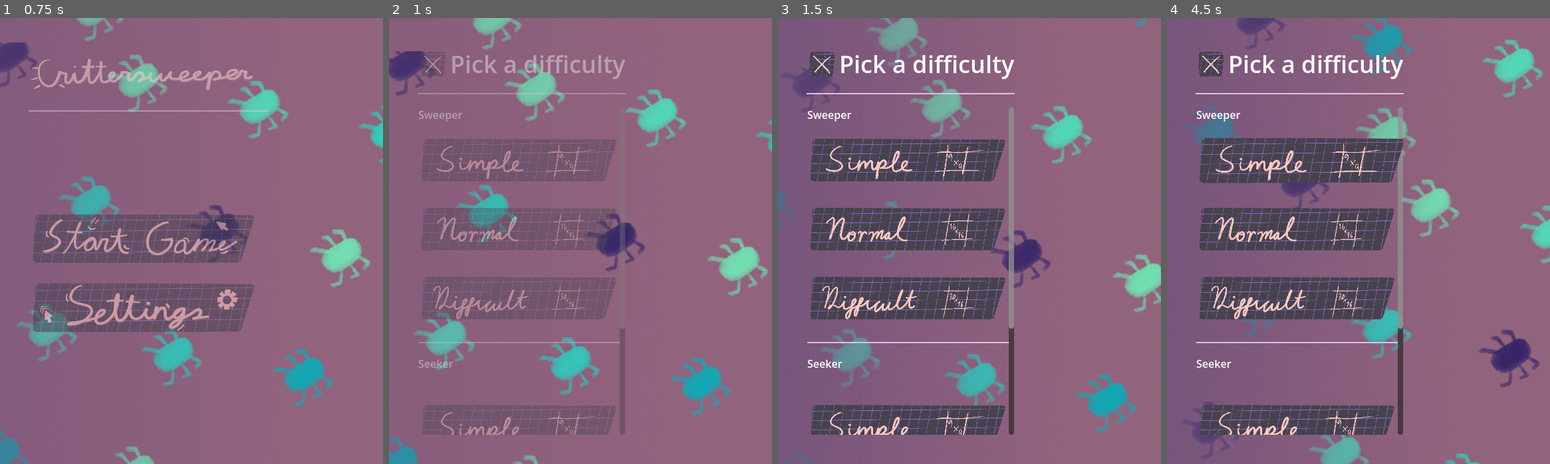
Above: before the commit, frames 1-4 (left to right).
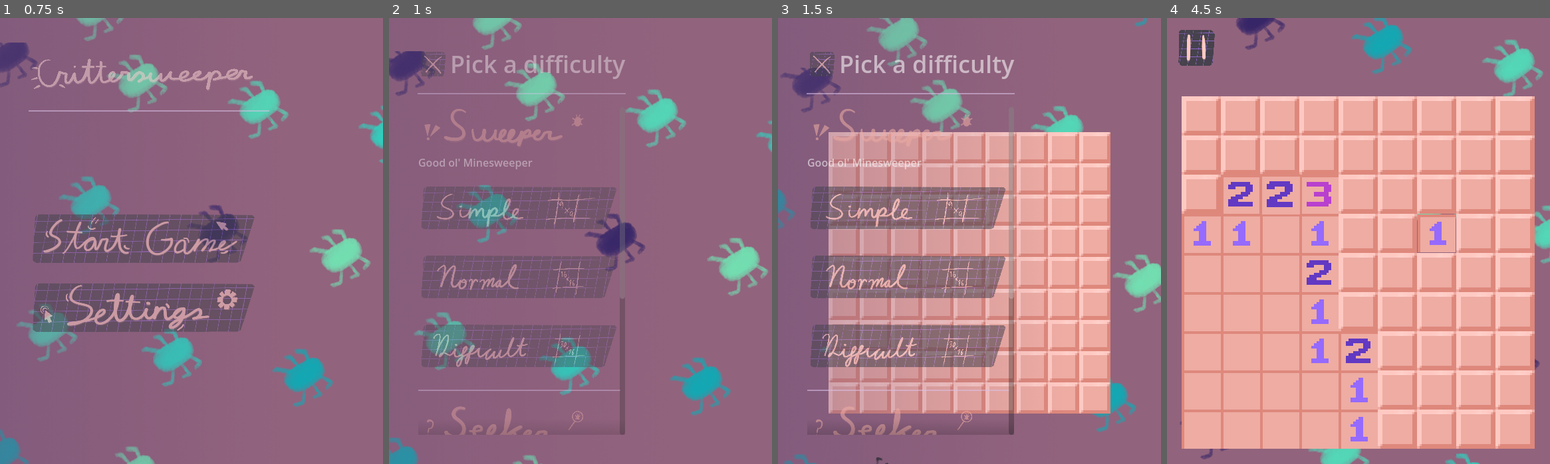
Above: after the commit, the same moments.

Repository: Somebud0180/CritterSweeper
Game: Godot game, scene res://scenes/menu.tscn
Two runs of this game, one before a commit and one after it. Both use one fixed random seed, a clock stepped at 60 frames per second and the inputs below. Sound files missing from this copy of the repository are replaced by a short silence.
Inputs (mouse positions are in pixels of both pictures, inside the frame that each line leads up to; where the layout moved, square brackets give the same spot in the first picture):
- Up to frame 1 (0.75 s): click (149, 241) at 0.5 s
- Up to frame 2 (1 s): no input
- Up to frame 3 (1.5 s): click (912, 205) [912, 160] at 1.25 s
- Up to frame 4 (4.5 s): click (1297, 298) at 2.02 s; click (1297, 227) at 2.77 s; click (1297, 227) at 3.52 s; tap Enter (ui_accept) at 4.25 s; move the mouse to (1442, 218) at 4.27 s; hold Right from 4.28 s (still down); tap Alt at 4.35 s; click (1442, 218) at 4.42 s

Frame 1 is identical in both runs. In frame 2, 21% of the frame differs, in the area x 7-62%, y 20-94%; in frame 3, 48%; in frame 4, 79%, in the area x 0-97%, y 0-100%.
Error before the commit: Parse Error: Class "SweeperMode" hides a global script class. (res://scenes/game.tscn::GDScript_uwrxv:2)

Commit message:
Finally fixed the base game code and implemented the mode picking functionality of the difficult picker buttons

Diff:
--- a/scenes/game.tscn
+++ b/scenes/game.tscn
@@ -1,39 +1,7 @@
 [gd_scene format=3 uid="uid://mgkqrayegu0x"]
 
 [ext_resource type="Theme" uid="uid://bhmyomirsk6vr" path="res://interface/menu.tres" id="1_0wfyh"]
-
-[sub_resource type="GDScript" id="GDScript_uwrxv"]
-script/source = "extends GameMode
-class_name SweeperMode
-
-# Classic minesweeper rules:
-# - First click is protected (no mine there)
-# - Clicking a mine = instant loss
-# - Win when all non-mine tiles are revealed
-
-func should_protect_first_click() -> bool:
-	return true
-
-func mine_reveal_is_original_press() -> bool:
-	return true
-
-func should_end_on_mine_press() -> bool:
-	return true
-
-func is_win_state(tiles: Array) -> bool:
-	for row in tiles:
-		for tile in row:
-			if not tile.is_revealed and not tile.is_mine:
-				return false
-	return true
-
-func is_loss_state(tiles: Array) -> bool:
-	return false
-
-func reveal_tile_on_game_over(tile: TextureButton) -> void:
-	if tile.is_mine:
-		tile.reveal_tile(true)
-"
+[ext_resource type="Script" uid="uid://ouhtebkydqp7" path="res://scripts/game_base.gd" id="2_yqjtg"]
 
 [node name="Game" type="MarginContainer" unique_id=1648610376 groups=["Game"]]
 anchors_preset = 15
@@ -50,7 +18,7 @@
 theme_override_constants/margin_top = 22
 theme_override_constants/margin_right = 22
 theme_override_constants/margin_bottom = 22
-script = SubResource("GDScript_uwrxv")
+script = ExtResource("2_yqjtg")
 
 [node name="ScrollContainer" type="ScrollContainer" parent="." unique_id=1911070386]
 layout_mode = 2
--- a/scenes/menu.tscn
+++ b/scenes/menu.tscn
@@ -22,49 +22,14 @@
 [ext_resource type="PackedScene" uid="uid://cgqy54bs5kc5y" path="res://scenes/back_button.tscn" id="20_g54pe"]
 [ext_resource type="LabelSettings" uid="uid://td4nyqueb2lu" path="res://interface/settings_label.tres" id="21_vhsb5"]
 [ext_resource type="Script" uid="uid://58xr8yxuyjby" path="res://scripts/globals_slider.gd" id="23_ffqrc"]
+[ext_resource type="Texture2D" uid="uid://cb6ccosbjyh4x" path="res://interface/textures/Sweeper_TitleCard.png" id="24_hwfsl"]
 [ext_resource type="Texture2D" uid="uid://ilra7n38yjn3" path="res://interface/textures/ButtonTexture/DifficultyButtons/Simple_Difficulty.png" id="26_48ryc"]
 [ext_resource type="Script" uid="uid://bfw1gn3rff0q0" path="res://scripts/globals_check_button.gd" id="26_x16fv"]
 [ext_resource type="Texture2D" uid="uid://dli166i2uw5ch" path="res://interface/textures/ButtonTexture/DifficultyButtons/Normal_Difficulty.png" id="27_vhsb5"]
+[ext_resource type="Texture2D" uid="uid://dh7coqq5st1un" path="res://interface/textures/Seeker_TitleCard.png" id="28_a04p5"]
 [ext_resource type="Texture2D" uid="uid://cv1hjrhd3hqji" path="res://interface/textures/ButtonTexture/DifficultyButtons/Difficult_Difficulty.png" id="28_hwfsl"]
 [ext_resource type="AudioStream" uid="uid://b6urbdg2jf7pb" path="res://assets/music/CritterSweeper.wav" id="29_hwfsl"]
 [ext_resource type="Script" uid="uid://bxmsbqlbt088g" path="res://scripts/music_player.gd" id="30_a04p5"]
-
-[sub_resource type="GDScript" id="GDScript_48ryc"]
-script/source = "extends GameMode
-class_name SeekerMode
-
-# Inverse minesweeper rules:
-# - No first click protection
-# - Clicking mines is allowed (they get revealed)
-# - Win when all mines are revealed
-# - Lose when all non-mine tiles are revealed (only mines remain)
-
-func should_protect_first_click() -> bool:
-	return false
-
-func mine_reveal_is_original_press() -> bool:
-	return false
-
-func should_end_on_mine_press() -> bool:
-	return false
-
-func is_win_state(tiles: Array) -> bool:
-	for row in tiles:
-		for tile in row:
-			if not tile.is_revealed and tile.is_mine:
-				return false
-	return true
-
-func is_loss_state(tiles: Array) -> bool:
-	for row in tiles:
-		for tile in row:
-			if not tile.is_revealed and not tile.is_mine:
-				return false
-	return true
-
-func reveal_tile_on_game_over(tile: TextureButton) -> void:
-	tile.reveal_tile(true)
-"
 
 [sub_resource type="Animation" id="Animation_jy7pm"]
 length = 0.001
@@ -985,9 +950,14 @@
 grow_vertical = 2
 script = ExtResource("13_lnf0i")
 
-[node name="Game" parent="GameLayer" unique_id=1767809418 instance=ExtResource("3_g3eks")]
+[node name="Game" parent="GameLayer" unique_id=1767809418 node_paths=PackedStringArray("label", "toast", "grid", "grid_aspect", "scroll_container", "critter_layer") instance=ExtResource("3_g3eks")]
 z_index = 1
-script = SubResource("GDScript_48ryc")
+label = NodePath("../GameOverlay/HBoxContainer/Notif Panel/Label")
+toast = NodePath("../GameOverlay/HBoxContainer/Notif Panel")
+grid = NodePath("ScrollContainer/CenterContainer/BoardAspect/Grid")
+grid_aspect = NodePath("ScrollContainer/CenterContainer/BoardAspect")
+scroll_container = NodePath("ScrollContainer")
+critter_layer = NodePath("../CritterLayer")
 
 [node name="GameOverlay" type="MarginContainer" parent="GameLayer" unique_id=701115959]
 visible = false
@@ -1436,15 +1406,23 @@
 [node name="ScrollContainer" type="ScrollContainer" parent="MenuLayer/DifficultyPickerContainer/DifficultyPicker/VBoxContainer" unique_id=952572473]
 layout_mode = 2
 size_flags_vertical = 3
+scroll_hint_mode = 3
 
 [node name="CritterSweeper" type="VBoxContainer" parent="MenuLayer/DifficultyPickerContainer/DifficultyPicker/VBoxContainer/ScrollContainer" unique_id=1688465416]
 layout_mode = 2
 size_flags_horizontal = 3
 alignment = 1
 
+[node name="Sweeper" type="TextureRect" parent="MenuLayer/DifficultyPickerContainer/DifficultyPicker/VBoxContainer/ScrollContainer/CritterSweeper" unique_id=2054580849]
+custom_minimum_size = Vector2(0, 64)
+layout_mode = 2
+texture = ExtResource("24_hwfsl")
+expand_mode = 2
+stretch_mode = 4
+
 [node name="Label" type="Label" parent="MenuLayer/DifficultyPickerContainer/DifficultyPicker/VBoxContainer/ScrollContainer/CritterSweeper" unique_id=1517855559]
 layout_mode = 2
-text = "Sweeper"
+text = "Good ol' Minesweeper"
 
 [node name="SimpleButton" type="TextureButton" parent="MenuLayer/DifficultyPickerContainer/DifficultyPicker/VBoxContainer/ScrollContainer/CritterSweeper" unique_id=1125250236]
 custom_minimum_size = Vector2(0, 96)
@@ -1485,10 +1463,16 @@
 [node name="HSeparator" type="HSeparator" parent="MenuLayer/DifficultyPickerContainer/DifficultyPicker/VBoxContainer/ScrollContainer/CritterSweeper" unique_id=166713450]
 layout_mode = 2
 
+[node name="Seeker" type="TextureRect" parent="MenuLayer/DifficultyPickerContainer/DifficultyPicker/VBoxContainer/ScrollContainer/CritterSweeper" unique_id=510228545]
+custom_minimum_size = Vector2(0, 64)
+layout_mode = 2
+texture = ExtResource("28_a04p5")
+expand_mode = 2
+stretch_mode = 4
+
 [node name="Label2" type="Label" parent="MenuLayer/DifficultyPickerContainer/DifficultyPicker/VBoxContainer/ScrollContainer/CritterSweeper" unique_id=1643242480]
 layout_mode = 2
-text = "Seeker
-"
+text = "Find the critters!"
 
 [node name="SimpleButton2" type="TextureButton" parent="MenuLayer/DifficultyPickerContainer/DifficultyPicker/VBoxContainer/ScrollContainer/CritterSweeper" unique_id=2004897117]
 custom_minimum_size = Vector2(0, 96)
@@ -1548,7 +1532,12 @@
 [connection signal="item_selected" from="MenuLayer/SettingsContainer/Settings/PanelContainer/VBoxContainer/Button Conta …(251 unchanged characters)…
 [connection signal="toggled" from="MenuLayer/SettingsContainer/Settings/PanelContainer/VBoxContainer/Button Container/V …(217 unchanged characters)…
 [connection signal="pressed" from="MenuLayer/SettingsContainer/Settings/PanelContainer/VBoxContainer/Button" to="." method="_on_button_pressed"]
-[connection signal="pressed" from="MenuLayer/DifficultyPickerContainer/DifficultyPicker/VBoxContainer/ScrollContainer/CritterSweeper/SimpleButton" to="." method="_on_difficulty_button_pressed" binds= [0]]
-[connection signal="pressed" from="MenuLayer/DifficultyPickerContainer/DifficultyPicker/VBoxContainer/ScrollContainer/CritterSweeper/NormalButton" to="." method="_on_difficulty_button_pressed" binds= [1]]
-[connection signal="pressed" from="MenuLayer/DifficultyPickerContainer/DifficultyPicker/VBoxContainer/ScrollContainer/CritterSweeper/DifficultButton" to="." method="_on_difficulty_button_pressed" binds= [2]]
+[connection signal="pressed" from="MenuLayer/DifficultyPickerContainer/DifficultyPicker/VBoxContainer/ScrollContainer/CritterSweeper/SimpleButton" to="." method="_on_difficulty_button_pressed" binds= [0, 0]]
+[connection signal="pressed" from="MenuLayer/DifficultyPickerContainer/DifficultyPicker/VBoxContainer/ScrollContainer/CritterSweeper/NormalButton" to="." method="_on_difficulty_button_pressed" binds= [1, 0]]
+[connection signal="pressed" from="MenuLayer/DifficultyPickerContainer/DifficultyPicker/VBoxContainer/ScrollContainer/CritterSweeper/DifficultButton" to="." method="_on_difficulty_button_pressed" binds= [2, 0]]
+[connection signal="pressed" from="MenuLayer/DifficultyPickerContainer/DifficultyPicker/VBoxContainer/ScrollContainer/CritterSweeper/SimpleButton2" to="." method="_on_difficulty_button_pressed" binds= [0, 1]]
+[connection signal="pressed" from="MenuLayer/DifficultyPickerContainer/DifficultyPicker/VBoxContainer/ScrollContainer/CritterSweeper/NormalButton2" to="." method="_on_difficulty_button_pressed" binds= [1, 1]]
+[connection signal="pressed" from="MenuLayer/DifficultyPickerContainer/DifficultyPicker/VBoxContainer/ScrollContainer/CritterSweeper/DifficultButton2" to="." method="_on_difficulty_button_pressed" binds= [2, 1]]
 [connection signal="finished" from="MusicPlayer" to="MusicPlayer" method="_on_finished"]
+
+[editable path="GameLayer/Game"]
--- a/scripts/game_base.gd
+++ b/scripts/game_base.gd
@@ -27,9 +27,12 @@
 	get_tree().root.connect("size_changed", _on_viewport_size_changed)
 	get_tree().get_first_node_in_group("MainScreen").connect("focus_game", _focus_tile)
 
-func start(set_mode: GameMode = null) -> void:
-	if game_mode != null:
-		self.game_mode = set_mode
+func start(set_mode: int = 0) -> void:
+	match set_mode:
+		0:
+			game_mode = SweeperMode.new()
+		1:
+			game_mode = SeekerMode.new()
 
 	for child in grid.get_children():
 		child.queue_free()
--- a/scripts/main_screen.gd
+++ b/scripts/main_screen.gd
@@ -101,7 +101,7 @@
 	hide_and_show("main", "settings")
 
 # Difficulty Buttons
-func _on_difficulty_button_pressed(difficulty: int) -> void:
+func _on_difficulty_button_pressed(difficulty: int, mode: int) -> void:
 	var game_scene = $GameLayer/Game
 	game_scene.first_click_done = false
 	in_game = true
@@ -120,7 +120,7 @@
 			game_scene.columns = 16
 			game_scene.num_mines = 30
 
-	game_scene.start()
+	game_scene.start(mode)
 	hide_and_show("difficulty", "game")
 
 # Settings Functions
Binary file added: interface/textures/Seeker_TitleCard.png
Not shown, added: interface/textures/Seeker_TitleCard.png.import
Binary file added: interface/textures/Sweeper_TitleCard.png
Not shown, added: interface/textures/Sweeper_TitleCard.png.import
